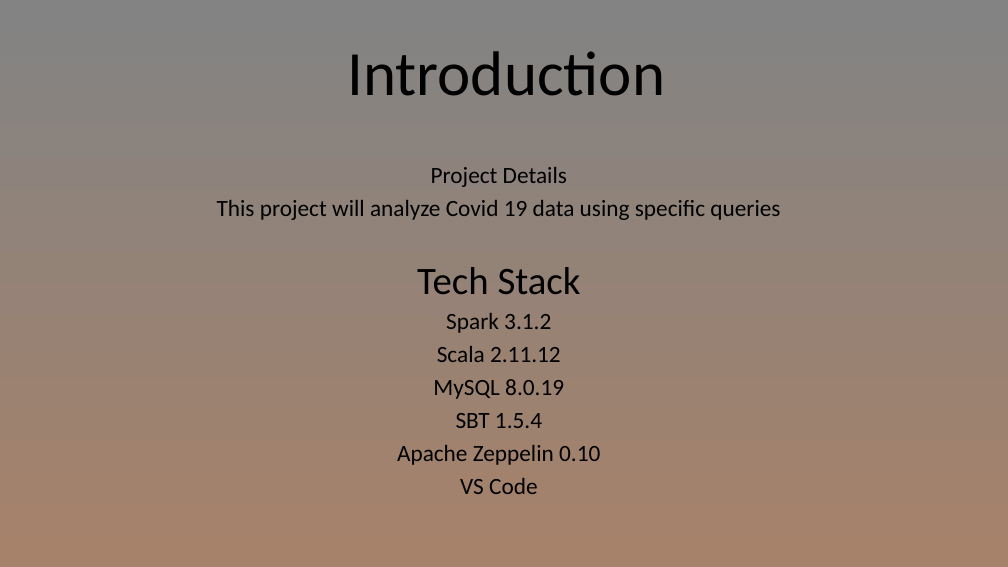
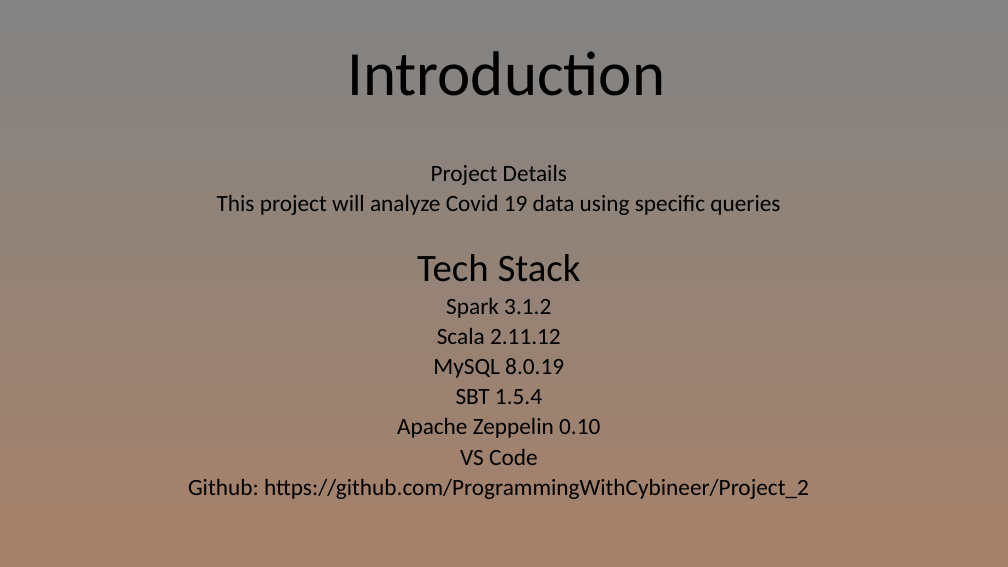
Before and after one commit to ProgrammingWithCybineer/Project_2, a slide deck: slide 2 of Project2T6.pptx. Drawn at 1008x567 pixels with LibreOffice and Linux fonts; fonts in the diff are those of the drawing. Boxes give left, top, right and bottom in pixels: in the first picture for what was removed or moved away, otherwise in the second. Text is boxed around its words. In the diff, an @@ line names an element or a change of style, - is before the commit and + after.

Commit message:
updated powerpoint

```diff
--- a/Project2T6.pptx
+++ b/Project2T6.pptx
@@ subtitle at (x1=217, y1=165, x2=780, y2=465): line spacing 0.8 to 0.7 @@
@@ subtitle at (x1=188, y1=479, x2=809, y2=499): paragraph added @@
+Github: https://github.com/ProgrammingWithCybineer/Project_2
```
Also in this commit, not shown: 1 slide added.
